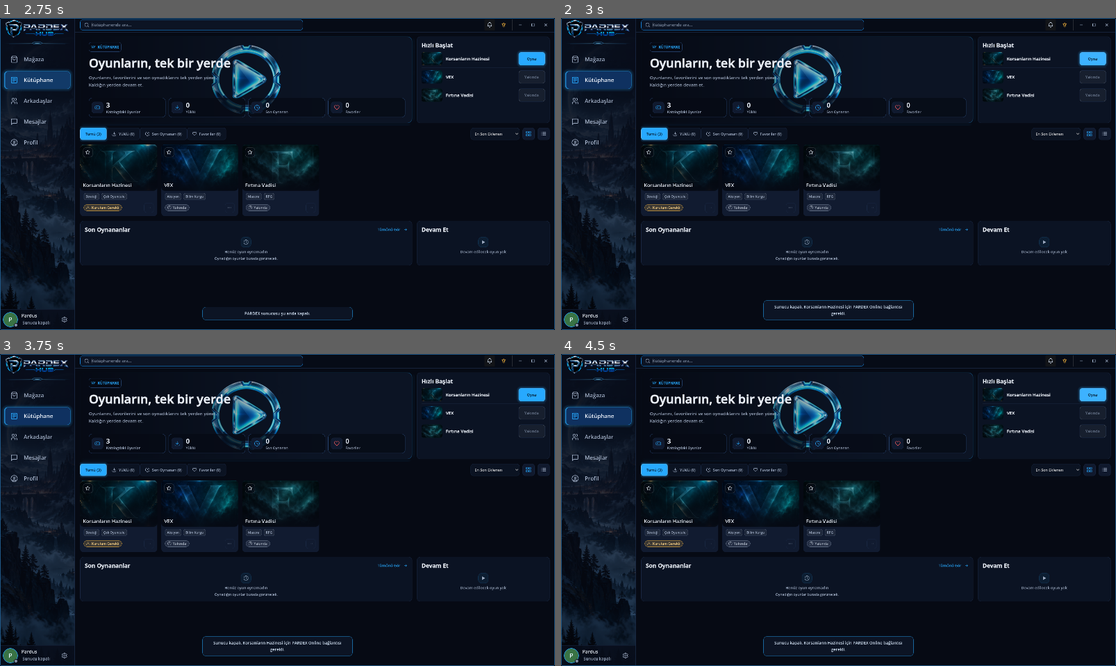
Above: before the commit, frames 1-4 (two rows, left to right).
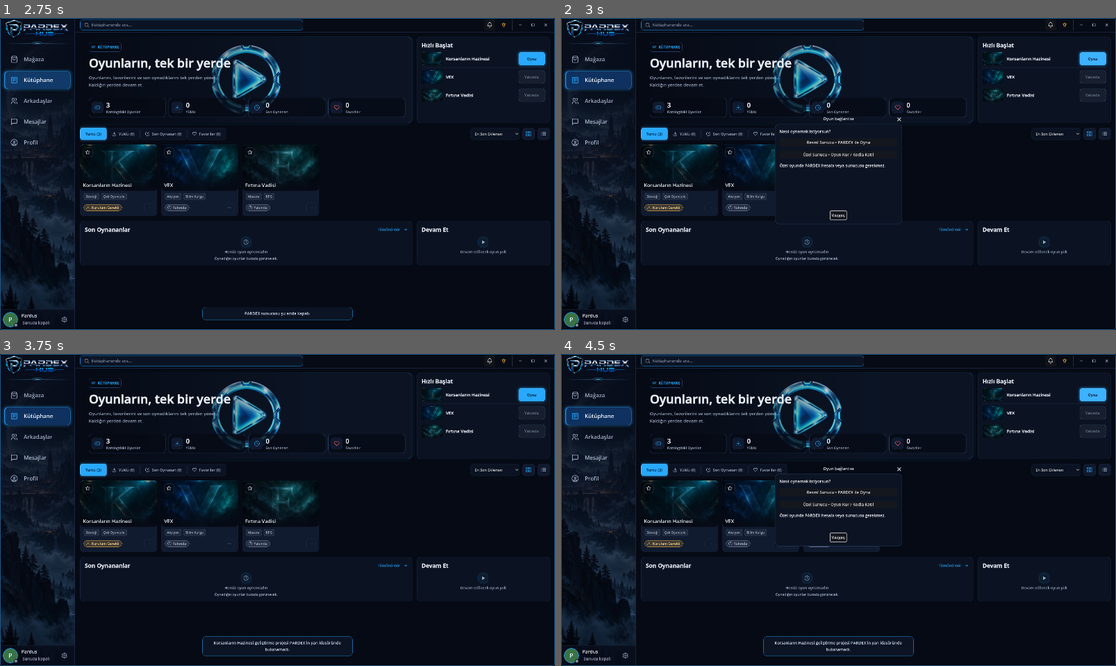
Above: after the commit, the same moments.

Repository: SerkanAydin06/Pardex
Game: Godot game, scene res://scenes/main.tscn
The game is run twice, just before and just after one commit, with the same random seed, the same clock (stepped at 60 frames per second) and the same inputs.
Inputs (mouse positions are in pixels of both pictures, inside the frame that each line leads up to):
- Up to frame 1 (2.75 s): click (194, 24) at 0.52 s; type "12" at 0.6 s; click "Mağaza" at 1.25 s; click "Kütüphane" at 2 s
- Up to frame 2 (3 s): click "Oyna" at 2.75 s
- Up to frame 3 (3.75 s): click (277, 491) at 3.5 s, where only the run after the commit has a clickable "Özel Sunucu • Oyun Kur / Kodl…"
- Up to frame 4 (4.5 s): click "Oyna" at 4.25 s

Frame 1 is identical in both runs. In frame 2, 1.6% of the frame differs, in the area x 36-64%, y 31-97%; in frame 3, 0.2%; in frame 4, 1.4%.

Commit message:
Offer official and private game launch modes, including offline launch

Diff:
--- a/scenes/main.tscn
+++ b/scenes/main.tscn
@@ -29,6 +29,8 @@
 
 [ext_resource type="Texture2D" path="res://assets/ui/logo_divider.svg" id="47_logo_divider"]
 
+[ext_resource type="PackedScene" path="res://scenes/ui/game_mode_dialog.tscn" id="40_game_mode"]
+
 [sub_resource type="StyleBoxFlat" id="StyleBg"]
 bg_color = Color(0.024, 0.039, 0.078, 1)
 
@@ -693,3 +695,6 @@
 grow_vertical = 2
 mouse_filter = 2
 theme_override_styles/panel = SubResource("StyleAppFrame")
+
+[node name="GameModeDialog" parent="." instance=ExtResource("40_game_mode")]
+unique_name_in_owner = true
--- /dev/null
+++ b/scenes/ui/game_mode_dialog.tscn
@@ -0,0 +1,31 @@
+[gd_scene format=3]
+
+[node name="GameModeDialog" type="AcceptDialog"]
+title = "Oyun bağlantısı"
+size = Vector2i(440, 250)
+exclusive = true
+ok_button_text = "Vazgeç"
+
+[node name="Options" type="VBoxContainer" parent="."]
+offset_left = 20.0
+offset_top = 20.0
+offset_right = 420.0
+offset_bottom = 190.0
+theme_override_constants/separation = 14
+
+[node name="Hint" type="Label" parent="Options"]
+layout_mode = 2
+text = "Nasıl oynamak istiyorsun?"
+
+[node name="Official" type="Button" parent="Options"]
+layout_mode = 2
+text = "Resmî Sunucu • PARDEX ile Oyna"
+
+[node name="Private" type="Button" parent="Options"]
+layout_mode = 2
+text = "Özel Sunucu • Oyun Kur / Kodla Katıl"
+
+[node name="PrivateHint" type="Label" parent="Options"]
+layout_mode = 2
+text = "Özel oyunda PARDEX hesabı veya sunucusu gerekmez."
+autowrap_mode = 2
--- a/scripts/ci/boot_smoke.gd
+++ b/scripts/ci/boot_smoke.gd
@@ -136,6 +136,21 @@
 		_fail("checkpoint/shutdown lost or duplicated playtime")
 		return false
 	sessions.clear()
+	# A closed official server still allows choosing private play.
+	main_scene.call("_play_game", "korsanlar")
+	var modes := main_scene.get_node("GameModeDialog") as AcceptDialog
+	if not modes.visible:
+		_fail("offline play did not offer private server mode")
+		return false
+	modes.hide()
+	var private_before := Catalog.games_with_stats()[0] as Dictionary
+	main_scene.call("_track_session", "korsanlar", test_pid + 1, false)
+	main_scene.call("_save_session_playtime", sessions[test_pid + 1], now + 120)
+	var private_after := Catalog.games_with_stats()[0] as Dictionary
+	if int(private_before["launches"]) != int(private_after["launches"]) or int(private_before["playtime"]) != int(private_after["playtime"]):
+		_fail("private game updated PARDEX profile activity")
+		return false
+	sessions.clear()
 	var messages := main_scene.find_child("MessagesPage", true, false)
 	var histories: Dictionary = messages.get("_histories")
 	histories["stale_conversation"] = [{"text": "cached before disconnect"}]
--- a/scripts/main.gd
+++ b/scripts/main.gd
@@ -43,6 +43,7 @@
 var _display_name := "Pardus"
 var _server_url := DEFAULT_SERVER_URL
 var _game_launch_in_progress := false
+var _selected_launch_game := ""
 var _toast_revision := 0
 # pid -> {"game": id, "started": unix} for games PARDEX launched.
 var _sessions: Dictionary = {}
@@ -59,6 +60,8 @@
 	UI.refine_typography(self)
 	_wire_navigation()
 	_wire_online_signals()
+	%GameModeDialog.get_node("Options/Official").pressed.connect(_launch_official_game)
+	%GameModeDialog.get_node("Options/Private").pressed.connect(_launch_private_game)
 	PardexOnline.welcome_received.connect(_on_profile_name_accepted)
 	_apply_profile()
 	_update_connection_ui(PardexOnline.connection_state)
@@ -394,11 +397,22 @@
 	if _is_game_running(game_id):
 		_show_toast("%s zaten açık." % str(entry["title"]))
 		return
+	_selected_launch_game = game_id
+	(%GameModeDialog as AcceptDialog).popup_centered(Vector2i(440, 250))
+
+
+func _launch_official_game() -> void:
+	%GameModeDialog.hide()
 	if not PardexOnline.is_online():
-		_show_toast("Sunucu kapalı. %s için PARDEX Online bağlantısı gerekli." % str(entry["title"]))
-		return
-	PardexOnline.request_game_session(game_id)
-	_show_toast("%s açılıyor…" % str(entry["title"]))
+		_show_toast("Resmî sunucu kapalı. Özel Sunucu seçeneğiyle oynayabilirsin.")
+		return
+	PardexOnline.request_game_session(_selected_launch_game)
+	_show_toast("Oyun resmî sunucu bağlantısıyla açılıyor…")
+
+
+func _launch_private_game() -> void:
+	%GameModeDialog.hide()
+	_launch_game_menu(_selected_launch_game, PackedStringArray(["--private-game"]), true)
 
 
 func _on_game_session_ready(game_id: String, token: String) -> void:
@@ -409,6 +423,12 @@
 		"--pardex-url=%s" % PardexOnline.get_active_server_url(),
 		"--pardex-name=%s" % PardexOnline.display_name,
 	])
+	_launch_game_menu(game_id, args)
+
+
+func _launch_game_menu(game_id: String, args: PackedStringArray, private_session := false) -> void:
+	if game_id != "korsanlar" or _is_game_running(game_id):
+		return
 	var pid := 0
 	if OS.has_feature("editor"):
 		var project_path := _find_korsan_project_path()
@@ -427,7 +447,7 @@
 	if pid <= 0:
 		_show_toast("Korsanların Hazinesi başlatılamadı.")
 		return
-	_track_session(game_id, pid)
+	_track_session(game_id, pid, not private_session)
 
 
 func _on_game_start_requested(payload: Dictionary) -> void:
@@ -493,15 +513,18 @@
 
 # Playtime: PARDEX remembers when a launched game process ends and adds the
 # session length to that game's playtime.
-func _track_session(game_id: String, pid: int) -> void:
+func _track_session(game_id: String, pid: int, record_activity := true) -> void:
 	if pid <= 0 or _sessions.has(pid):
 		return
 	var now := int(Time.get_unix_time_from_system())
-	_sessions[pid] = {"game": game_id, "started": now, "saved_at": now}
-	Catalog.record_launch(game_id)
+	_sessions[pid] = {"game": game_id, "started": now, "saved_at": now, "record_activity": record_activity}
+	if record_activity:
+		Catalog.record_launch(game_id)
 
 
 func _save_session_playtime(session: Dictionary, now: int) -> void:
+	if not bool(session.get("record_activity", true)):
+		return
 	var saved_at := int(session["saved_at"])
 	if now <= saved_at:
 		return
@@ -543,6 +566,8 @@
 			continue
 		_save_session_playtime(session, now)
 		_sessions.erase(pid)
+		if not bool(session.get("record_activity", true)):
+			continue
 		_leave_finished_match()
 		var seconds := maxi(0, now - int(session["started"]))
 		Catalog.add_event("session", "%s oturumu: %s" % [str(Catalog.game(str(session["game"])).get("title", "")), Catalog.hours(seconds)], str(session["game"]))
